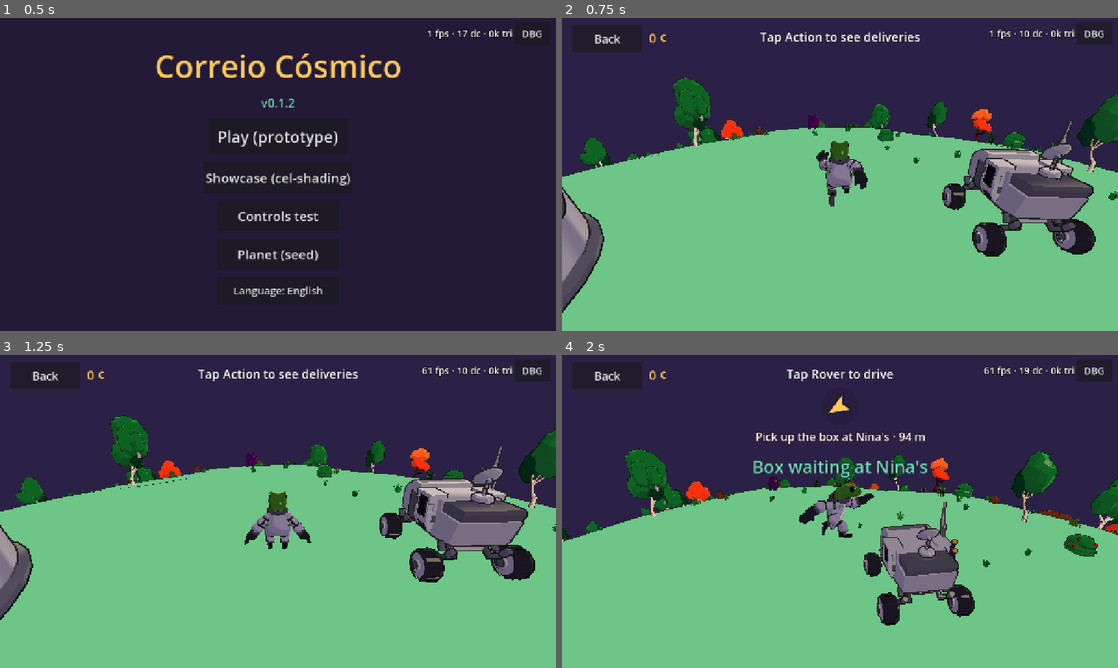
Above: before the commit, frames 1-4 (two rows, left to right).
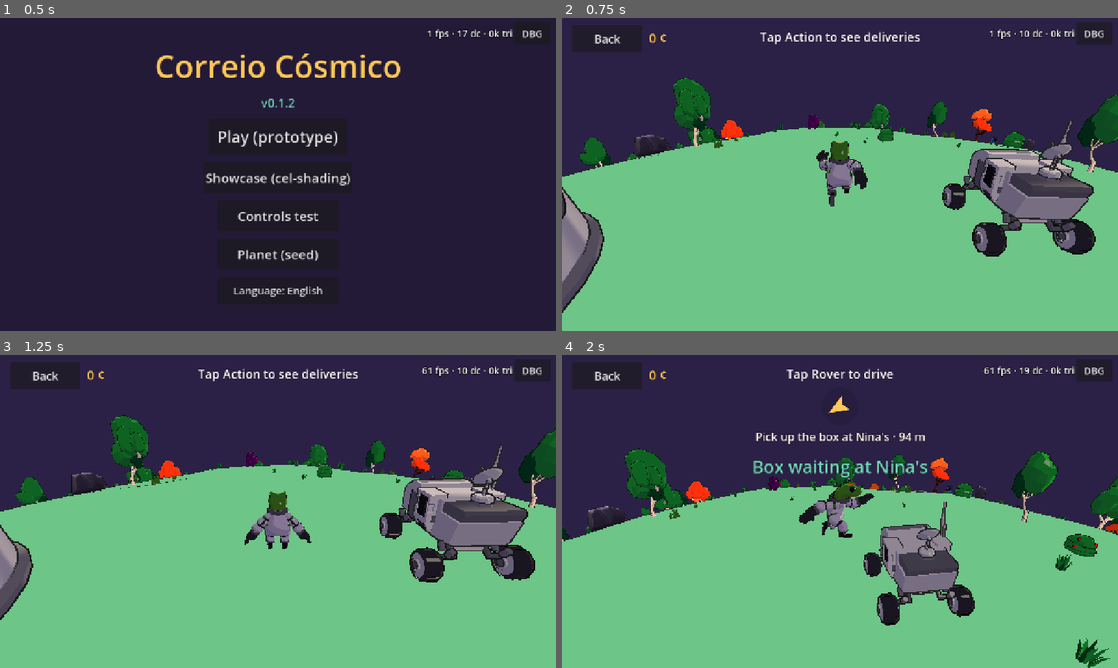
Above: after the commit, the same moments.

Repository: Curio2560/cozy-space-game
Game: Godot game, scene res://scenes/ui/boot.tscn
Two runs of this game, one before a commit and one after it. Both use one fixed random seed, a clock stepped at 60 frames per second and the inputs below.
Inputs (mouse positions are in pixels of both pictures, inside the frame that each line leads up to):
- Up to frame 1 (0.5 s): no input
- Up to frame 2 (0.75 s): click "Play (prototype)" at 0.5 s
- Up to frame 3 (1.25 s): no input
- Up to frame 4 (2 s): tap Enter at 1.25 s; move the mouse to (962, 495) at 1.27 s; hold D (move_right) from 1.28 s (still down); hold E (action) from 1.28 s (still down); click (962, 495) at 1.42 s; tap Space (jump) at 1.52 s

Frame 1 is identical in both runs. In frame 2, 0.6% of the frame differs, in the area x 13-100%, y 33-59%; in frame 3, 0.5%; in frame 4, 1.3%, in the area x 0-99%, y 39-100%.

Commit message:
Rochas estilizadas espalhadas pelos mundos, em pedregulhos e em montes
- 11 rochas (Free Pack – Rocks Stylized) em assets/rocks, textura reduzida a
  512 px em cinzento e tingida pela cor de rocha de cada bioma.
- Três grupos por bioma: pedregulhos com colisão, rochas médias espalhadas e
  montes de 3–7 pedras (novo modo 'pile' do gerador). Substituem as rochas
  do kit.
- tools/split_obj.py aceita grupos 'g Grupo SM_Nome' e nome de .mtl.

Refs #19

Co-Authored-By: Claude Opus 5.5 <noreply@anthropic.com>

Diff:
--- a/src/game/planet_run.gd
+++ b/src/game/planet_run.gd
@@ -65,6 +65,8 @@
 		enter_rover()
 	if "forest" in args:
 		spawn_in_forest()
+	if "rocks" in args:
+		spawn_in_forest("rocks/")
 	if "perf" in args:
 		_perf_log()
 	if "drive" in args:
@@ -109,9 +111,11 @@
 	_apply_camera(CAM_FOOT)
 	camera.target_facing = func() -> Vector3: return player.facing
 
-## Põe o jogador à beira do sítio com mais árvores (capturas de ecrã).
-func spawn_in_forest() -> void:
-	var trees := planet.data.placements.filter(func(p: Dictionary) -> bool: return p.size > 2.8)
+## Põe o jogador à beira do sítio com mais árvores (ou objetos cujo tipo começa por `prefix`).
+## Para capturas de ecrã.
+func spawn_in_forest(prefix := "") -> void:
+	var trees := planet.data.placements.filter(func(p: Dictionary) -> bool:
+		return (p.kind as String).begins_with(prefix) if prefix != "" else p.size > 2.8)
 	var best: Vector3 = trees[0].dir
 	var best_n := 0
 	for t in trees.slice(0, 120):
--- a/src/planet/planet.gd
+++ b/src/planet/planet.gd
@@ -162,7 +162,10 @@
 			mmi.material_override = CelShading.vertex_color_material(with_outline)
 		else:
 			# Modelos do kit (paleta em textura): tom do bioma por cima.
-			var tint: Color = PlanetGenerator.BIOMES[data.biome].get("kit_tint", Color.WHITE)
+			var biome_def: Dictionary = PlanetGenerator.BIOMES[data.biome]
+			var tint: Color = biome_def.get("kit_tint", Color.WHITE)
+			if info.has("tint_key"):
+				tint = biome_def.palette[info.tint_key]
 			mm.mesh = CelShading.outline_ready_mesh(info.mesh) if with_outline else info.mesh
 			mmi.material_override = CelShading.material_for(info.material, true, tint) if with_outline else CelShading.material_no_outline(info.material, tint)
 		mm.instance_count = xfs.size()
--- a/src/planet/planet_generator.gd
+++ b/src/planet/planet_generator.gd
@@ -11,6 +11,8 @@
 
 ## Biomas: lista de tipos de decoração (repetir um tipo em `kinds` aumenta o seu peso).
 ## kit_tint: tom multiplicado nos modelos do kit (que têm a paleta numa textura).
+## pile: [min, max] — em vez de espalhar, faz montes: escolhe centros e põe entre min e max
+## objetos a menos de `pile_radius` m de cada centro (aglomerados de pedras).
 ## cluster (0..1): quanto a decoração se junta em manchas (bosques e clareiras) em vez de
 ## se espalhar por igual. count = quantos tentar colocar num planeta de raio 60
 ## (escala com a área); size = altura em m [min, max]; clear = raio livre em m.
@@ -25,7 +27,7 @@
 			"Wood": Color("a8735a"), "LightWood": Color("c99a74"), "White": Color("efe9dc"),
 			"Black": Color("3a3346"), "Orange": Color("ff9f5a"), "LightOrange": Color("ffc07a"),
 			"Berry": Color("e8546e"), "Pink": Color("ff9ecf"), "Snow": Color("f4f8ff"),
-			"Grass": Color("5fb873"),
+			"Grass": Color("5fb873"), "Rock": Color("c4bccf"),
 		},
 		"props": [
 			{"kinds": ["nature/BirchTree_1", "nature/BirchTree_2", "nature/BirchTree_3", "nature/BirchTree_4", "nature/BirchTree_5",
@@ -33,8 +35,9 @@
 				"count": 300, "size": [3.4, 5.2], "clear": 2.0, "outline": true, "collider": 0.06, "cluster": 0.55},
 			{"kinds": ["nature/Bush_1", "nature/Bush_2", "nature/BushBerries_1", "nature/BushBerries_2", "natureza/Bush_3"],
 				"count": 260, "size": [0.7, 1.2], "clear": 1.0, "outline": true, "cluster": 0.4},
-			{"kinds": ["natureza/Rock_Large_1", "natureza/Rock_Large_2", "natureza/Rock_Large_3"], "count": 40, "size": [1.2, 2.2], "clear": 1.8, "outline": true, "collider": 0.45},
-			{"kinds": ["natureza/Rock_1", "natureza/Rock_2", "natureza/Rock_3", "natureza/Rock_4"], "count": 50, "size": [0.35, 0.7], "clear": 0.6, "outline": true},
+			{"kinds": ["rocks/SM_Rocks_01", "rocks/SM_Rocks_02", "rocks/SM_Rocks_03", "rocks/SM_Rocks_04", "rocks/SM_Rocks_05", "rocks/SM_Rocks_06", "rocks/SM_Rocks_07", "rocks/SM_Rocks_08", "rocks/SM_Rocks_09", "rocks/SM_Rocks_10", "rocks/SM_Rocks_11"], "count": 20, "size": [2.2, 4.5], "clear": 2.2, "outline": true, "collider": 0.4, "cluster": 0.3},
+			{"kinds": ["rocks/SM_Rocks_01", "rocks/SM_Rocks_02", "rocks/SM_Rocks_03", "rocks/SM_Rocks_04", "rocks/SM_Rocks_05", "rocks/SM_Rocks_06", "rocks/SM_Rocks_07", "rocks/SM_Rocks_08", "rocks/SM_Rocks_09", "rocks/SM_Rocks_10", "rocks/SM_Rocks_11"], "count": 70, "size": [0.6, 1.8], "clear": 1.0, "outline": true},
+			{"kinds": ["rocks/SM_Rocks_01", "rocks/SM_Rocks_02", "rocks/SM_Rocks_03", "rocks/SM_Rocks_04", "rocks/SM_Rocks_05", "rocks/SM_Rocks_06", "rocks/SM_Rocks_07", "rocks/SM_Rocks_08", "rocks/SM_Rocks_09", "rocks/SM_Rocks_10", "rocks/SM_Rocks_11"], "count": 180, "size": [0.25, 1.1], "clear": 0.45, "outline": true, "pile": [3, 7], "pile_radius": 2.6},
 			{"kinds": ["natureza/Plant_1", "natureza/Plant_2", "natureza/Plant_2", "natureza/Plant_1", "natureza/Plant_3"], "count": 120, "size": [0.5, 0.9], "clear": 0.6, "outline": true, "cluster": 0.3},
 			{"kinds": ["mdvl/mdvl_nature_grass_01", "mdvl/mdvl_nature_grass_01", "natureza/Grass_2"], "count": 1500, "size": [0.3, 0.65], "clear": 0.22, "outline": false, "cluster": 0.3},
 		],
@@ -50,7 +53,7 @@
 			"Wood": Color("5d4a78"), "LightWood": Color("7a64a0"), "White": Color("d6e8c4"),
 			"Black": Color("2c2438"), "Orange": Color("e8e44a"), "LightOrange": Color("cdf27a"),
 			"Berry": Color("c44ae6"), "Pink": Color("e07af0"), "Snow": Color("e8ffd0"),
-			"Grass": Color("a6d64a"),
+			"Grass": Color("a6d64a"), "Rock": Color("5c4c80"),
 		},
 		"props": [
 			{"kinds": ["nature/CommonTree_Dead_1", "nature/CommonTree_Dead_2", "nature/CommonTree_Dead_3", "nature/CommonTree_Dead_4", "nature/CommonTree_Dead_5",
@@ -58,8 +61,9 @@
 				"count": 240, "size": [3.0, 4.8], "clear": 2.0, "outline": true, "collider": 0.06, "cluster": 0.5},
 			{"kinds": ["nature/Bush_1", "nature/Bush_2", "nature/BushBerries_1", "natureza/Tree_Spiral_1"],
 				"count": 220, "size": [0.7, 1.4], "clear": 1.0, "outline": true},
-			{"kinds": ["natureza/Rock_Large_1", "natureza/Rock_Large_2", "natureza/Rock_Large_3"], "count": 50, "size": [1.2, 2.4], "clear": 1.8, "outline": true, "collider": 0.45},
-			{"kinds": ["natureza/Rock_1", "natureza/Rock_2", "natureza/Rock_3", "natureza/Rock_4"], "count": 60, "size": [0.35, 0.7], "clear": 0.6, "outline": true},
+			{"kinds": ["rocks/SM_Rocks_01", "rocks/SM_Rocks_02", "rocks/SM_Rocks_03", "rocks/SM_Rocks_04", "rocks/SM_Rocks_05", "rocks/SM_Rocks_06", "rocks/SM_Rocks_07", "rocks/SM_Rocks_08", "rocks/SM_Rocks_09", "rocks/SM_Rocks_10", "rocks/SM_Rocks_11"], "count": 30, "size": [2.2, 4.5], "clear": 2.2, "outline": true, "collider": 0.4, "cluster": 0.3},
+			{"kinds": ["rocks/SM_Rocks_01", "rocks/SM_Rocks_02", "rocks/SM_Rocks_03", "rocks/SM_Rocks_04", "rocks/SM_Rocks_05", "rocks/SM_Rocks_06", "rocks/SM_Rocks_07", "rocks/SM_Rocks_08", "rocks/SM_Rocks_09", "rocks/SM_Rocks_10", "rocks/SM_Rocks_11"], "count": 90, "size": [0.6, 1.8], "clear": 1.0, "outline": true},
+			{"kinds": ["rocks/SM_Rocks_01", "rocks/SM_Rocks_02", "rocks/SM_Rocks_03", "rocks/SM_Rocks_04", "rocks/SM_Rocks_05", "rocks/SM_Rocks_06", "rocks/SM_Rocks_07", "rocks/SM_Rocks_08", "rocks/SM_Rocks_09", "rocks/SM_Rocks_10", "rocks/SM_Rocks_11"], "count": 220, "size": [0.25, 1.1], "clear": 0.45, "outline": true, "pile": [3, 7], "pile_radius": 2.6},
 			{"kinds": ["mdvl/mdvl_nature_grass_01"], "count": 1200, "size": [0.3, 0.65], "clear": 0.22, "outline": false, "cluster": 0.3},
 		],
 	},
@@ -74,15 +78,16 @@
 			"Wood": Color("3a2a30"), "LightWood": Color("5a3e40"), "White": Color("8a6e6a"),
 			"Black": Color("1e1418"), "Orange": Color("ffc04a"), "LightOrange": Color("ffd27a"),
 			"Berry": Color("ffe04a"), "Pink": Color("ff7a4a"), "Snow": Color("c8a8a0"),
-			"Grass": Color("b0604a"),
+			"Grass": Color("b0604a"), "Rock": Color("b8968c"),
 		},
 		"props": [
 			{"kinds": ["nature/Cactus_1", "nature/Cactus_2", "nature/Cactus_3", "nature/Cactus_4", "nature/Cactus_5", "nature/CactusFlower_1", "nature/CactusFlowers_2"],
 				"count": 220, "size": [1.2, 3.0], "clear": 1.2, "outline": true, "collider": 0.12, "cluster": 0.45},
 			{"kinds": ["nature/CommonTree_Dead_2", "nature/BirchTree_Dead_2", "natureza/Tree_Lava_1", "natureza/Tree_Lava_2", "natureza/Tree_Lava_3"],
 				"count": 90, "size": [3.0, 4.5], "clear": 2.0, "outline": true, "collider": 0.06},
-			{"kinds": ["natureza/Rock_Large_1", "natureza/Rock_Large_2", "natureza/Rock_Large_3"], "count": 70, "size": [1.2, 2.8], "clear": 1.8, "outline": true, "collider": 0.45},
-			{"kinds": ["natureza/Rock_1", "natureza/Rock_2", "natureza/Rock_3", "natureza/Rock_4"], "count": 90, "size": [0.35, 0.8], "clear": 0.6, "outline": true},
+			{"kinds": ["rocks/SM_Rocks_01", "rocks/SM_Rocks_02", "rocks/SM_Rocks_03", "rocks/SM_Rocks_04", "rocks/SM_Rocks_05", "rocks/SM_Rocks_06", "rocks/SM_Rocks_07", "rocks/SM_Rocks_08", "rocks/SM_Rocks_09", "rocks/SM_Rocks_10", "rocks/SM_Rocks_11"], "count": 45, "size": [2.2, 4.5], "clear": 2.2, "outline": true, "collider": 0.4, "cluster": 0.3},
+			{"kinds": ["rocks/SM_Rocks_01", "rocks/SM_Rocks_02", "rocks/SM_Rocks_03", "rocks/SM_Rocks_04", "rocks/SM_Rocks_05", "rocks/SM_Rocks_06", "rocks/SM_Rocks_07", "rocks/SM_Rocks_08", "rocks/SM_Rocks_09", "rocks/SM_Rocks_10", "rocks/SM_Rocks_11"], "count": 120, "size": [0.6, 1.8], "clear": 1.0, "outline": true},
+			{"kinds": ["rocks/SM_Rocks_01", "rocks/SM_Rocks_02", "rocks/SM_Rocks_03", "rocks/SM_Rocks_04", "rocks/SM_Rocks_05", "rocks/SM_Rocks_06", "rocks/SM_Rocks_07", "rocks/SM_Rocks_08", "rocks/SM_Rocks_09", "rocks/SM_Rocks_10", "rocks/SM_Rocks_11"], "count": 280, "size": [0.25, 1.1], "clear": 0.45, "outline": true, "pile": [3, 7], "pile_radius": 2.6},
 			{"kinds": ["mdvl/mdvl_nature_grass_01"], "count": 500, "size": [0.25, 0.5], "clear": 0.22, "outline": false, "cluster": 0.55},
 		],
 	},
@@ -159,6 +164,8 @@
 		var group_spin := spin * Basis.from_euler(Vector3(rng.randf() * TAU, rng.randf() * TAU, 0))
 		var cands := fibonacci_dirs(int(wanted * (4.0 + cluster * 6.0)), group_spin)
 		_shuffle(cands, rng)
+		if group.has("pile"):
+			cands = _pile_candidates(cands, group, wanted, d.radius, rng)
 		var placed := 0
 		for c: Vector3 in cands:
 			if placed >= wanted:
@@ -186,6 +193,24 @@
 			})
 			grid.add(c, clear)
 			placed += 1
+
+## Candidatos em montes: para cada centro, várias direções a menos de pile_radius metros.
+static func _pile_candidates(centers: Array[Vector3], group: Dictionary, wanted: int, radius: float, rng: RandomNumberGenerator) -> Array[Vector3]:
+	var out: Array[Vector3] = []
+	var lo: int = group.pile[0]
+	var hi: int = group.pile[1]
+	var r_ang: float = group.pile_radius / radius
+	for c in centers:
+		if out.size() >= wanted * 3:
+			break
+		var n := rng.randi_range(lo, hi) * 3 # sobram candidatos para os rejeitados
+		var t1 := c.cross(Vector3.UP if absf(c.y) < 0.9 else Vector3.RIGHT).normalized()
+		var t2 := c.cross(t1)
+		for i in n:
+			var a := rng.randf() * TAU
+			var rr := sqrt(rng.randf()) * r_ang
+			out.append((c + (t1 * cos(a) + t2 * sin(a)) * rr).normalized())
+	return out
 
 ## `n` direções quase uniformes na esfera (espiral de Fibonacci), rodadas por `spin`.
 static func fibonacci_dirs(n: int, spin := Basis.IDENTITY) -> Array[Vector3]:
--- a/src/render/kit_util.gd
+++ b/src/render/kit_util.gd
@@ -51,6 +51,14 @@
 		scene_root.free()
 		_single_cache[kit_path] = md
 		return md
+	if kit_path.begins_with("rocks/"):
+		# Rochas estilizadas: textura em tons de cinzento tingida pela cor "Rock" do bioma.
+		var rmesh: Mesh = load("res://assets/" + kit_path + ".obj")
+		assert(rmesh != null, "modelo em falta: %s" % kit_path)
+		var rk := {"mesh": rmesh, "xform": Transform3D.IDENTITY, "material": rmesh.surface_get_material(0),
+			"aabb": rmesh.get_aabb(), "palette": false, "tint_key": "Rock"}
+		_single_cache[kit_path] = rk
+		return rk
 	if kit_path.begins_with("nature/"):
 		var mesh: Mesh = load("res://assets/" + kit_path + ".obj")
 		assert(mesh != null, "modelo em falta: %s" % kit_path)
--- a/tests/unit/test_biomes.gd
+++ b/tests/unit/test_biomes.gd
@@ -94,24 +94,33 @@
 		assert_eq(p.prop_instance_count(), p.data.placements.size(), biome)
 		p.free()
 
-func test_kit_props_get_biome_tint() -> void:
+func test_kit_props_and_rocks_get_biome_colours() -> void:
 	var p := Planet.new()
 	p.culling_enabled = false
 	add_child(p)
 	p.build(PlanetGenerator.generate(2, "lava"))
-	var tint: Color = PlanetGenerator.BIOMES["lava"].kit_tint
-	var found := false
+	var biome: Dictionary = PlanetGenerator.BIOMES["lava"]
+	var tints := {}
 	for r in p.get_children():
 		if not r.name.begins_with("Region"):
 			continue
 		for mmi: MultiMeshInstance3D in r.get_children():
 			var m := mmi.material_override as ShaderMaterial
-			if m.get_shader_parameter("use_vertex_color"):
-				continue
-			found = true
-			assert_true((m.get_shader_parameter("albedo_tint") as Color).is_equal_approx(tint), "rocha do kit sem o tom da lava")
-			break
-		if found:
-			break
-	assert_true(found, "devia haver modelos do kit na lava")
+			if not m.get_shader_parameter("use_vertex_color"):
+				tints[(m.get_shader_parameter("albedo_tint") as Color).to_html()] = true
+	assert_true(tints.has((biome.kit_tint as Color).to_html()), "modelos do kit sem o tom da lava")
+	assert_true(tints.has((biome.palette.Rock as Color).to_html()), "rochas sem a cor de rocha da lava")
 	p.free()
+
+func test_rocks_come_in_piles() -> void:
+	# O grupo de aglomerados junta pedras: muitas têm vizinhas a menos de 3 m.
+	var d := PlanetGenerator.generate(5, "prado")
+	var small := d.placements.filter(func(q: Dictionary) -> bool: return (q.kind as String).begins_with("rocks/") and q.size < 1.1 and q.clear < 0.5)
+	assert_gt(small.size(), 80)
+	var close := 0
+	for a in small:
+		for b in small:
+			if a != b and d.arc_m(a.dir, b.dir) < 3.0:
+				close += 1
+				break
+	assert_gt(float(close) / small.size(), 0.6, "as pedras pequenas deviam estar aglomeradas")
Binary file added: assets/rocks/Rocks_Stylized_Color.png
Not shown, added: assets/rocks/Rocks_Stylized_Color.png.import
Not shown, added: assets/rocks/SM_Rocks_01.obj
Not shown, added: assets/rocks/SM_Rocks_01.obj.import
Not shown, added: assets/rocks/SM_Rocks_02.obj
Not shown, added: assets/rocks/SM_Rocks_02.obj.import
Not shown, added: assets/rocks/SM_Rocks_03.obj
Not shown, added: assets/rocks/SM_Rocks_03.obj.import
Not shown, added: assets/rocks/SM_Rocks_04.obj
Not shown, added: assets/rocks/SM_Rocks_04.obj.import
Not shown, added: assets/rocks/SM_Rocks_05.obj
Not shown, added: assets/rocks/SM_Rocks_05.obj.import
(and 15 more such lines)
